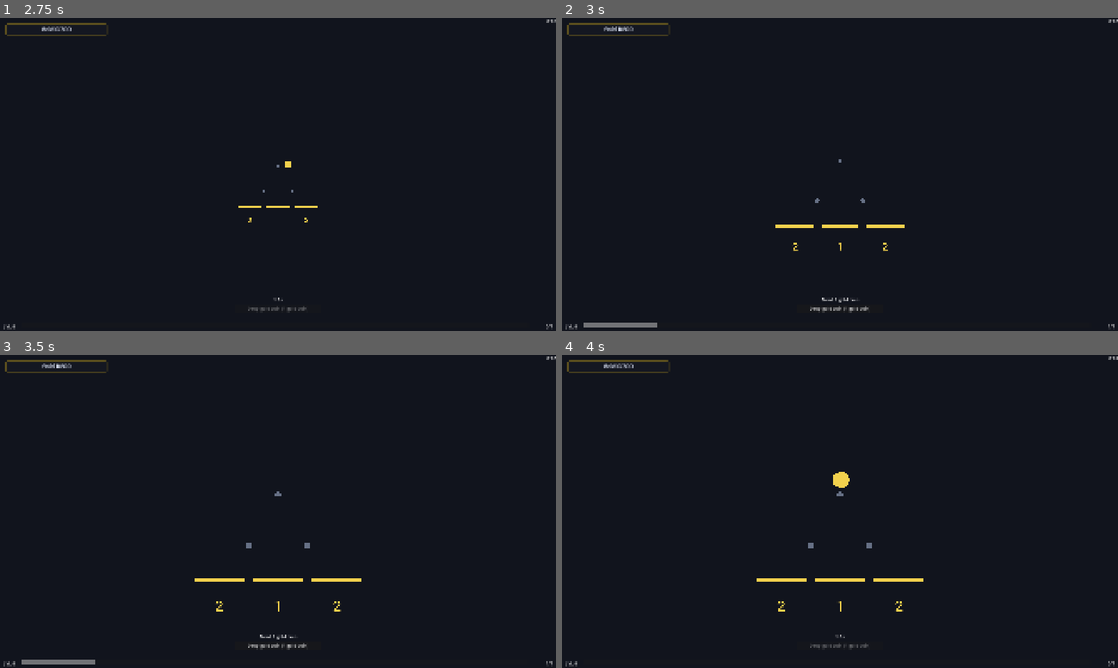
Above: before the commit, frames 1-4 (two rows, left to right).
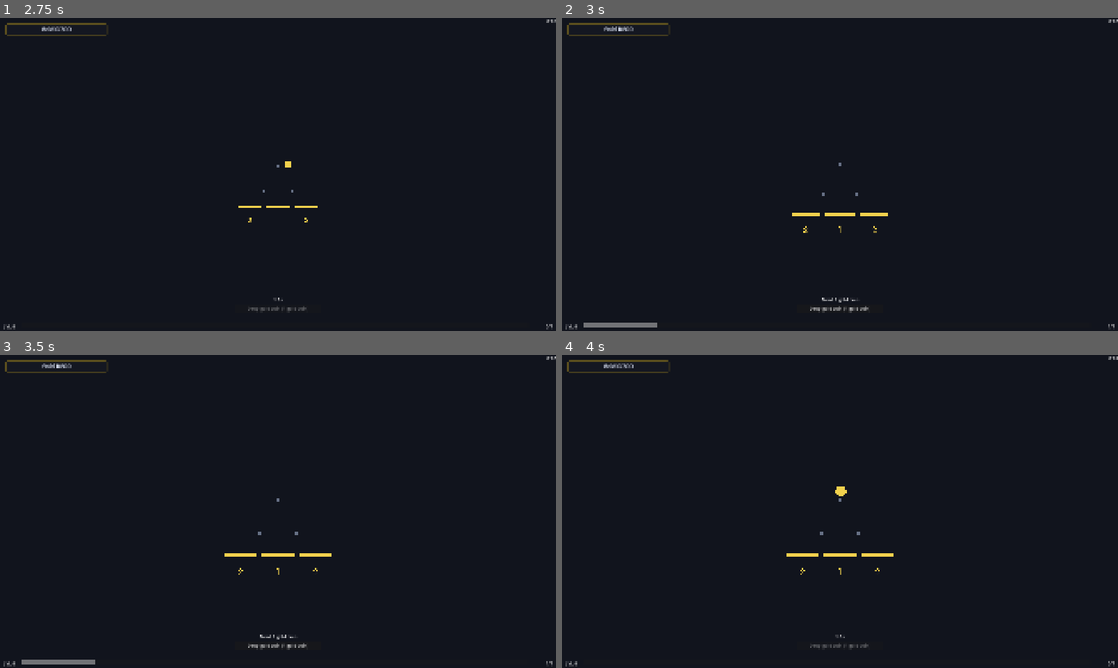
Above: after the commit, the same moments.

Repository: kjbrown-sandbox/pleenko
Game: Godot game, scene res://entities/main_menu/main_menu.tscn
The game is run twice, just before and just after one commit, with the same random seed, the same clock (stepped at 60 frames per second) and the same inputs.
Inputs (mouse positions are in pixels of both pictures, inside the frame that each line leads up to):
- Up to frame 1 (2.75 s): click "Campaign" at 0.5 s; click "Campaign" at 1.25 s; tap Enter at 2 s; move the mouse to (400, 158) at 2.02 s; hold Right (board_right) from 2.03 s (still down); hold Space (drop_coin) from 2.03 s (still down); click (400, 158) at 2.17 s
- Up to frame 2 (3 s): tap R (reset_game) at 2.75 s; move the mouse to (728, 190) at 2.77 s; release Right (board_right) at 2.78 s; release Space (drop_coin) at 2.78 s; hold Left (board_left) from 2.78 s (still down); tap 1 (drop_unrefined) at 2.85 s
- Up to frame 3 (3.5 s): keep holding Left (board_left)
- Up to frame 4 (4 s): release Left (board_left) at 3.5 s; click "Drop gold coin (1 gold coin)" at 3.5 s

Frame 1 is identical in both runs. In frame 2, 0.5% of the frame differs, in the area x 38-62%, y 45-75%; in frame 3, 0.6%; in frame 4, 0.8%, in the area x 35-65%, y 37-82%.

Commit message:
Increase spacing on plinko boards

Diff:
--- a/entities/board_manager/board_manager.gd
+++ b/entities/board_manager/board_manager.gd
@@ -160,7 +160,7 @@
 
 func _get_camera_size_for_board(board: PlinkoBoard) -> float:
 	var bounds := board.get_bounds()
-	var height := bounds.size.y + 2.0  # Add some padding so the top row isn't cut off
+	var height := bounds.size.y + 5.0  # Add some padding so the top row isn't cut off
 	var width := bounds.size.x
 	return max(height, width)
 
